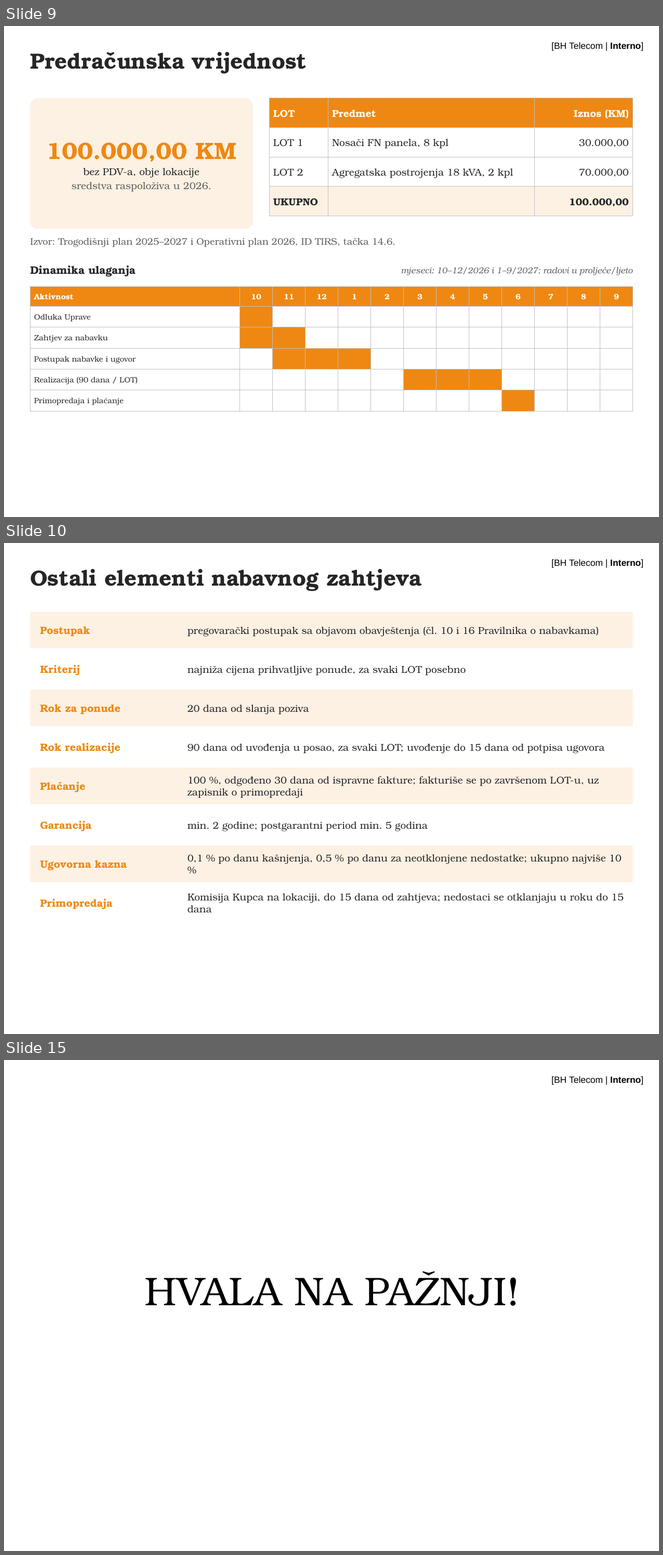
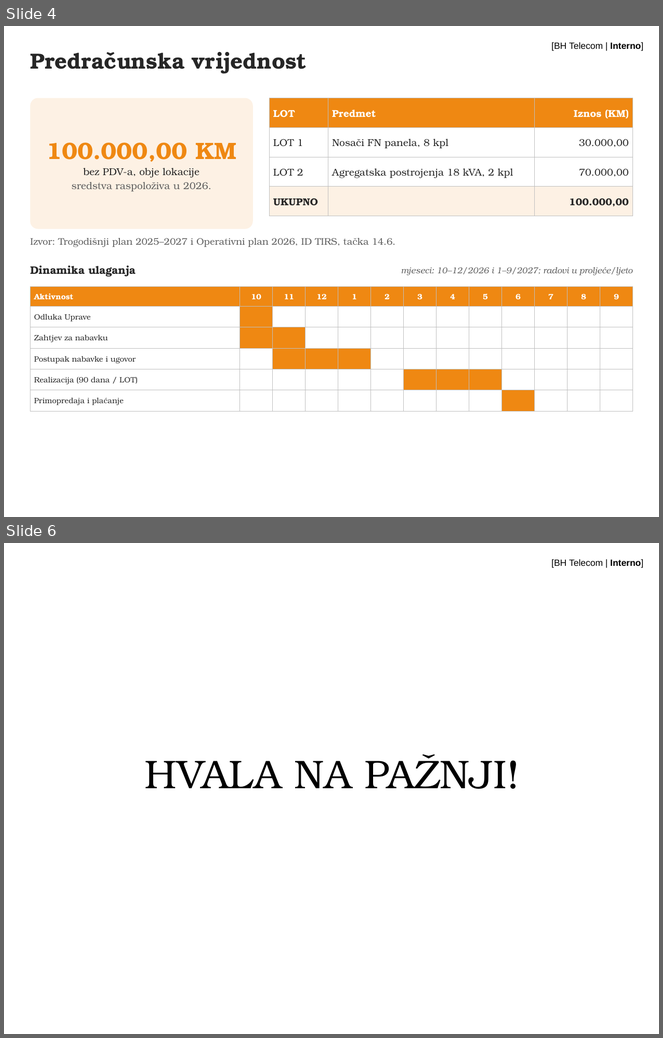
Before and after one commit to ruledicaprio/solar-rfp-engine, a slide deck: rfp-hybrid-solar-td/TD-OUTPUT/5. Prezentacija planirane nabavke - hibridni sistemi BS Sjednica i BS Hamzići.pptx. Shown one above the other, each under a label of ours: slides 9, 10 and 15 before the commit, slides 4 and 6 after it; the slides between them are not shown. The pictures are 663x1555 and 663x1038 pixels, drawn with LibreOffice and Linux fonts; fonts in the diff are those of the drawing; background and template pictures are left out. Boxes give left, top, right and bottom in pixels: in the first picture for what was removed or moved away, otherwise in the second. Text is boxed around its words. In the diff, an @@ line names an element or a change of style, - is before the commit and + after.

Commit message:
Prezentacija skraćena na 6 slajdova
Naslovni, opis investicije i postojeće stanje, tehničko rješenje i predmet
nabavke, predračunska vrijednost i dinamika, postupak od objave do ugovora,
HVALA NA PAŽNJI. Uslovi za ponuđače, primopredaja i rizici prešli u bilješke.

```diff
--- a/rfp-hybrid-solar-td/TD-OUTPUT/5. Prezentacija planirane nabavke - hibridni sistemi BS Sjednica i BS Hamzići.pptx
+++ b/rfp-hybrid-solar-td/TD-OUTPUT/5. Prezentacija planirane nabavke - hibridni sistemi BS Sjednica i BS Hamzići.pptx
@@ slide 10 removed at [4,543,659,1034], background #FFFFFF; not listed: 1 template element that a slide beside it also shows @@
@@ text removed at [30,569,422,591] @@
-Ostali elementi nabavnog zahtjeva
@@ rectangle removed at [30,612,633,649] @@
@@ text removed at [40,626,90,637] @@
-Postupak
@@ text removed at [188,627,599,637] @@
-pregovarački postupak sa objavom obavještenja (čl. 10 i 16 Pravilnika o nabavkama)
@@ rectangle removed at [30,651,633,688] @@
@@ text removed at [40,665,80,676] @@
-Kriterij
@@ text removed at [188,666,466,676] @@
-najniža cijena prihvatljive ponude, za svaki LOT posebno
@@ rectangle removed at [30,690,633,727] @@
@@ text removed at [40,704,120,715] @@
-Rok za ponude
@@ text removed at [188,705,309,715] @@
-20 dana od slanja poziva
@@ rectangle removed at [30,729,633,765] @@
@@ text removed at [40,743,120,754] @@
-Rok realizacije
@@ text removed at [188,744,605,754] @@
-90 dana od uvođenja u posao, za svaki LOT; uvođenje do 15 dana od potpisa ugovora
@@ rectangle removed at [30,768,633,805] @@
@@ text removed at [188,776,599,798] @@
-100 %, odgođeno 30 dana od ispravne fakture; fakturiše se po završenom LOT-u, uz zapisnik o primopredaji
@@ text removed at [40,782,85,793] @@
-Plaćanje
@@ rectangle removed at [30,807,633,843] @@
@@ text removed at [40,821,91,832] @@
-Garancija
@@ text removed at [188,822,428,832] @@
-min. 2 godine; postgarantni period min. 5 godina
@@ rectangle removed at [30,846,633,883] @@
@@ text removed at [188,854,622,864] @@
-0,1 % po danu kašnjenja, 0,5 % po danu za neotklonjene nedostatke; ukupno najviše 10 %
@@ text removed at [40,860,127,871] @@
-Ugovorna kazna
@@ rectangle removed at [30,884,633,921] @@
@@ text removed at [40,899,112,910] @@
-Primopredaja
@@ text removed at [188,893,624,913] @@
-Komisija Kupca na lokaciji, do 15 dana od zahtjeva; nedostaci se otklanjaju u roku do 15 dana
@@ what was slide 9 is now slide 4 @@
@@ what was slide 15 is now slide 6 @@
```
Also in this commit, not shown: 1 slide changed, 2 slides added, 10 other slides removed, 1 other file.
